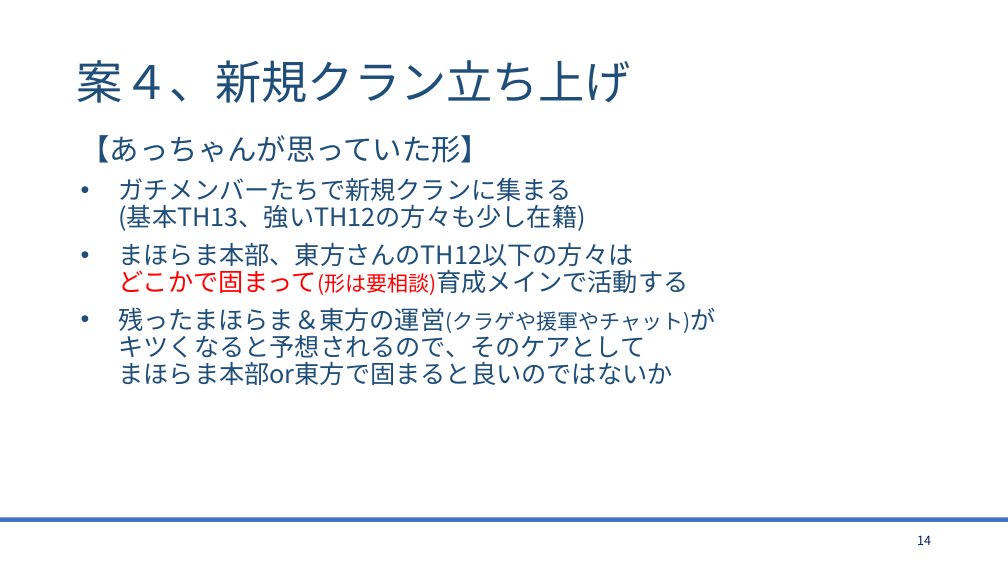
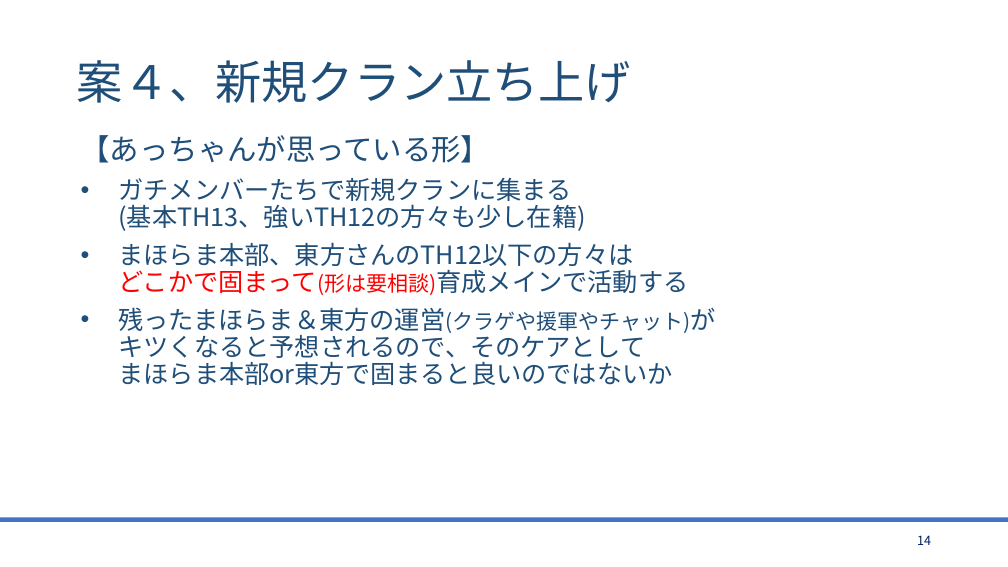
Before and after one commit to bigtreeCoC/documents, a slide deck: slide 14 of 東方とまほらまの今後について.pptx. Drawn at 1008x567 pixels with LibreOffice and Linux fonts; fonts in the diff are those of the drawing. Boxes give left, top, right and bottom in pixels: in the first picture for what was removed or moved away, otherwise in the second. Text is boxed around its words. In the diff, an @@ line names an element or a change of style, - is before the commit and + after.

```diff
--- a/東方とまほらまの今後について.pptx
+++ b/東方とまほらまの今後について.pptx
@@ text at [81, 135, 491, 163]: text changed @@
-【あっちゃんが思っていた形】
+【あっちゃんが思っている形】
```
Also in this commit, not shown: 9 other slides changed, 8 slides added, 1 other file.
